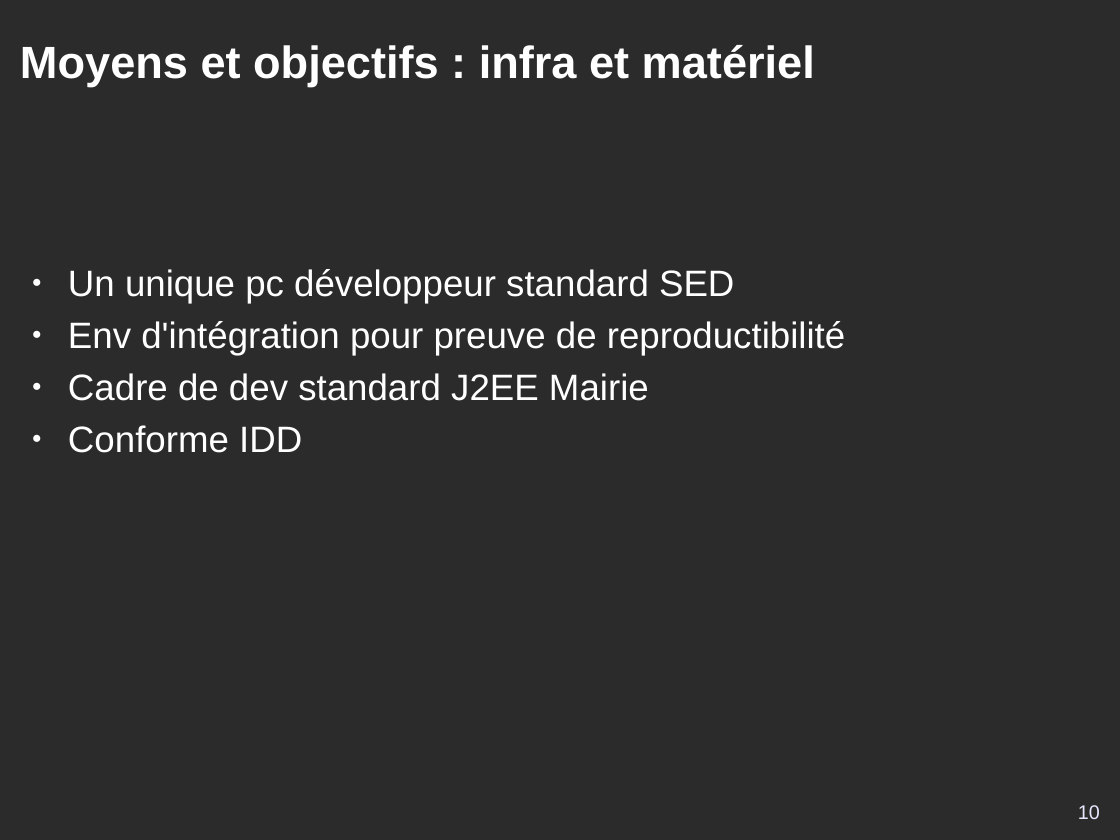
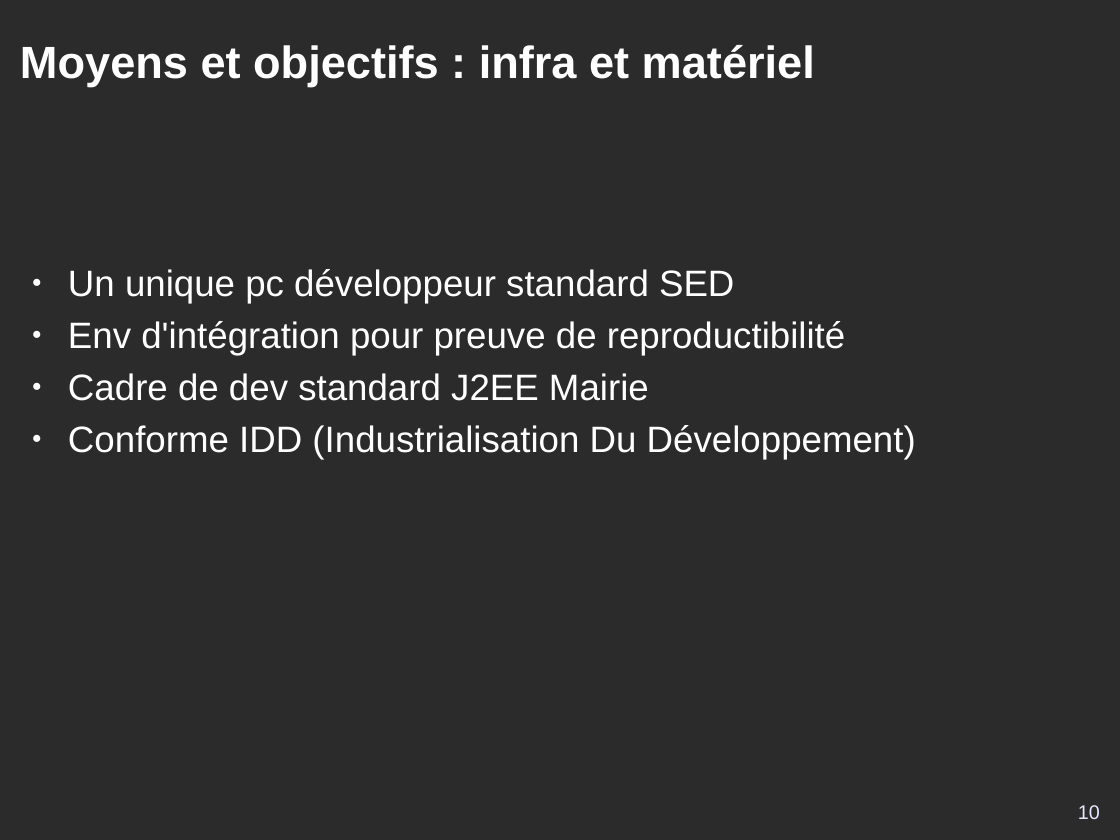
Before and after one commit to DSI-Ville-Noumea/sirh-kiosque-j2ee-old, a slide deck: slide 10 of src/site/resources/Kiosque_RH_J2EE_11021.odp. Drawn at 1120x840 pixels with LibreOffice and Linux fonts; fonts in the diff are those of the drawing; background and template pictures are left out; a plain dark background stands for a picture behind light text. Boxes give left, top, right and bottom in pixels: in the first picture for what was removed or moved away, otherwise in the second. Text is boxed around its words. In the diff, an @@ line names an element or a change of style, - is before the commit and + after.

```diff
--- a/src/site/resources/Kiosque_RH_J2EE_11021.odp
+++ b/src/site/resources/Kiosque_RH_J2EE_11021.odp
@@ text at [68, 425, 916, 460]: text changed @@
-● Conforme IDD
+● Conforme IDD (Industrialisation Du Développement)
```
Also in this commit, not shown: 10 other slides changed.
